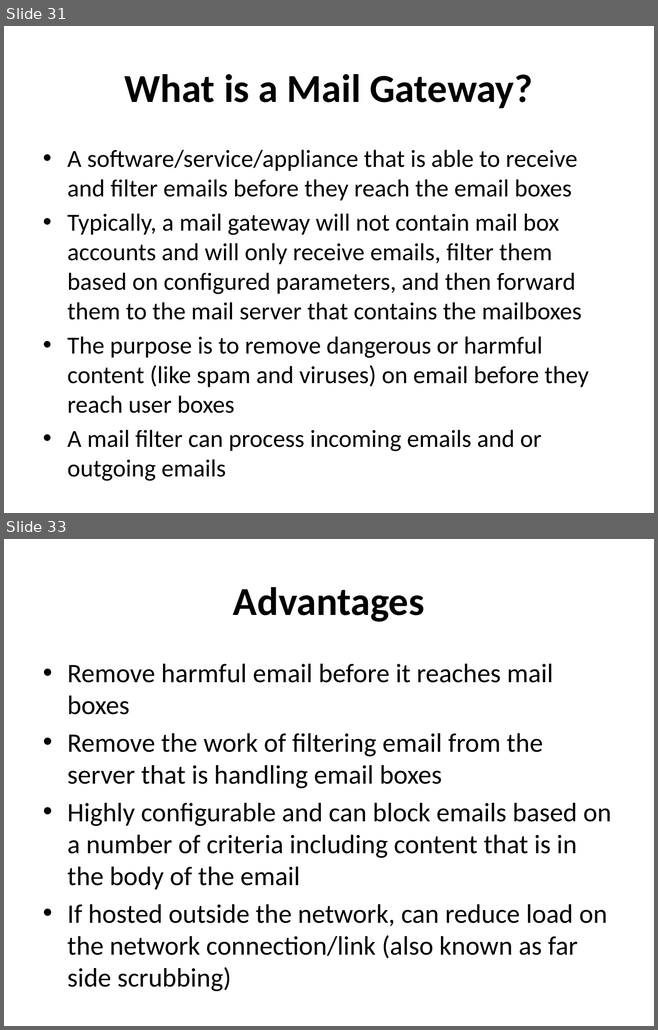
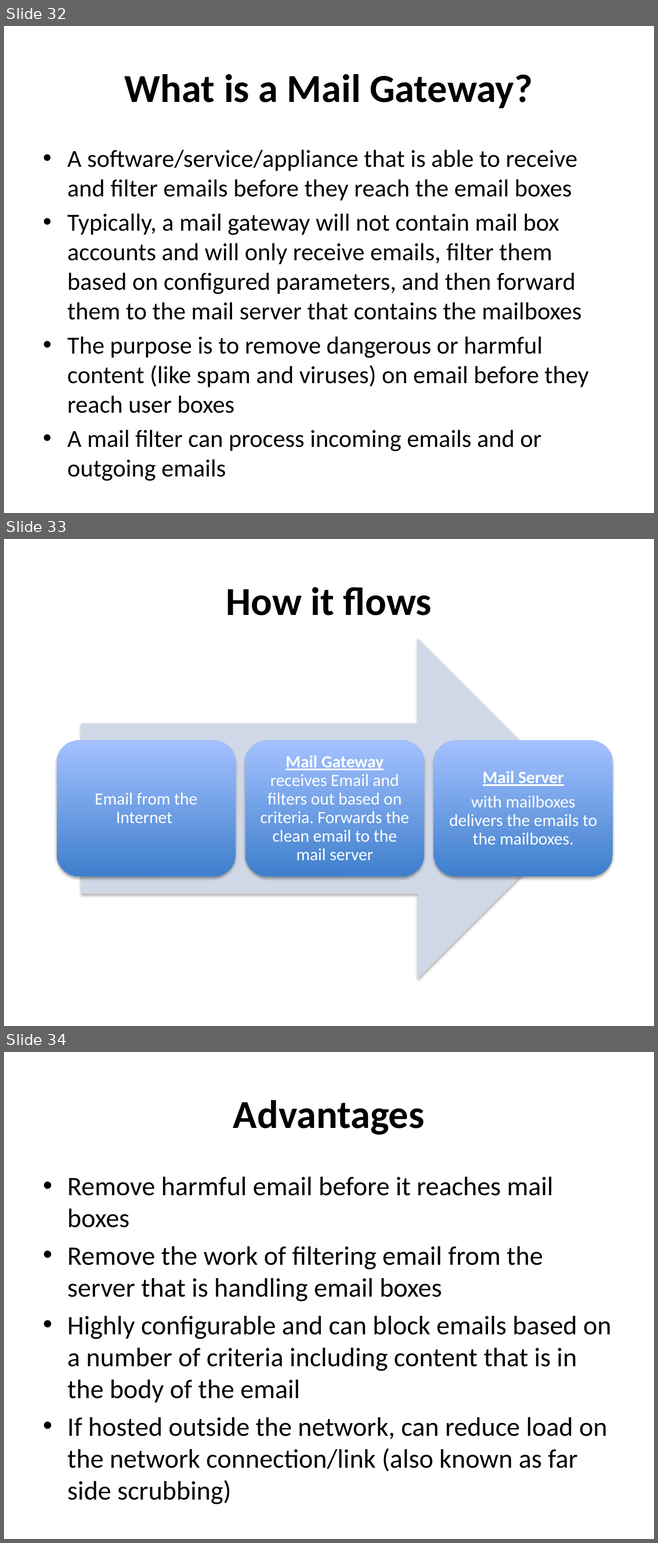
Before and after one commit to afnog/afnog.github.io, a slide deck: sse/postfix/postfix-mailgateway-debian.pptx. Shown one above the other, each under a label of ours: slides 31 and 33 before the commit, slides 32, 33 and 34 after it; the slides between them are not shown. The pictures are 658x1030 and 658x1543 pixels, drawn with LibreOffice and Linux fonts; fonts in the diff are those of the drawing. Boxes give left, top, right and bottom in pixels: in the first picture for what was removed or moved away, otherwise in the second. Text is boxed around its words. In the diff, an @@ line names an element or a change of style, - is before the commit and + after.

```diff
--- a/sse/postfix/postfix-mailgateway-debian.pptx
+++ b/sse/postfix/postfix-mailgateway-debian.pptx
@@ slide 33 added at (4,539,654,1026), background #FFFFFF @@
@@ title added at (226,587,431,616), 44 pt, text #000000, bold @@
+How it flows
@@ group added at (57,638,612,979): 3 rounded rectangles, 3 texts, 1 right arrow @@
+Email from the Internet
+Mail Gateway receives Email and filters out based on criteria. Forwards the clean email to the mail server
+Mail Server
+with mailboxes delivers the emails to the mailboxes.
@@ what was slide 31 is now slide 32 @@
@@ what was slide 33 is now slide 34 @@
```
Also in this commit, not shown: 11 slides changed, 7 other slides added, 3 slides removed, 30 other files.
